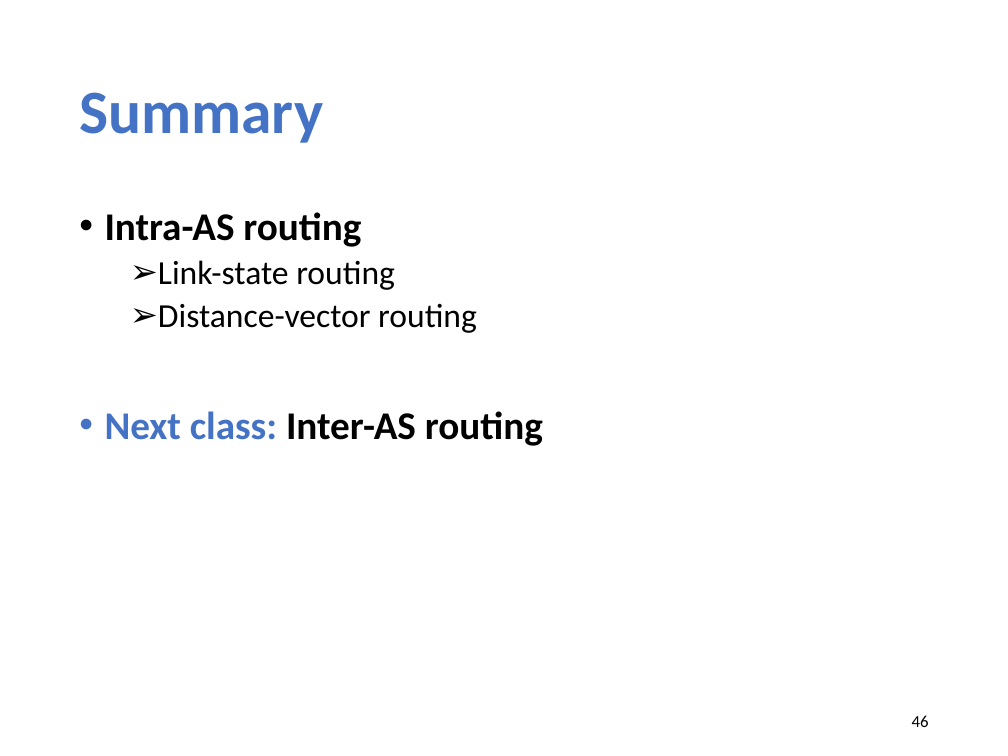
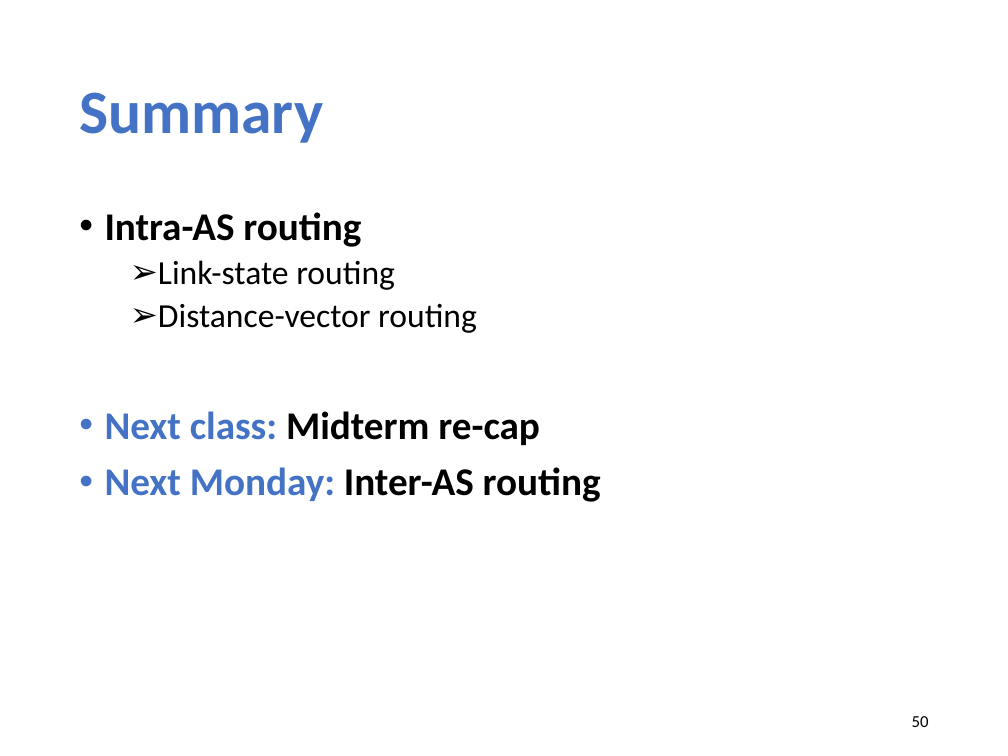
Before and after one commit to xinjin/course-net, a slide deck: slide 50 of slides/lec13_routing_algorithms.pptx (slide 46 before the commit). Drawn at 1008x756 pixels with LibreOffice and Linux fonts; fonts in the diff are those of the drawing. Boxes give left, top, right and bottom in pixels: in the first picture for what was removed or moved away, otherwise in the second. Text is boxed around its words. In the diff, an @@ line names an element or a change of style, - is before the commit and + after.

Commit message:
update

```diff
--- a/slides/lec13_routing_algorithms.pptx
+++ b/slides/lec13_routing_algorithms.pptx
@@ text at bbox=[105, 411, 601, 502]: text changed @@
-• Next class: Inter-AS routing
+• Next class: Midterm re-cap
+• Next Monday: Inter-AS routing
@@ page number at bbox=[912, 716, 929, 727]: text changed @@
-46
+50
```
Also in this commit, not shown: 3 other slides changed, 4 slides added.
